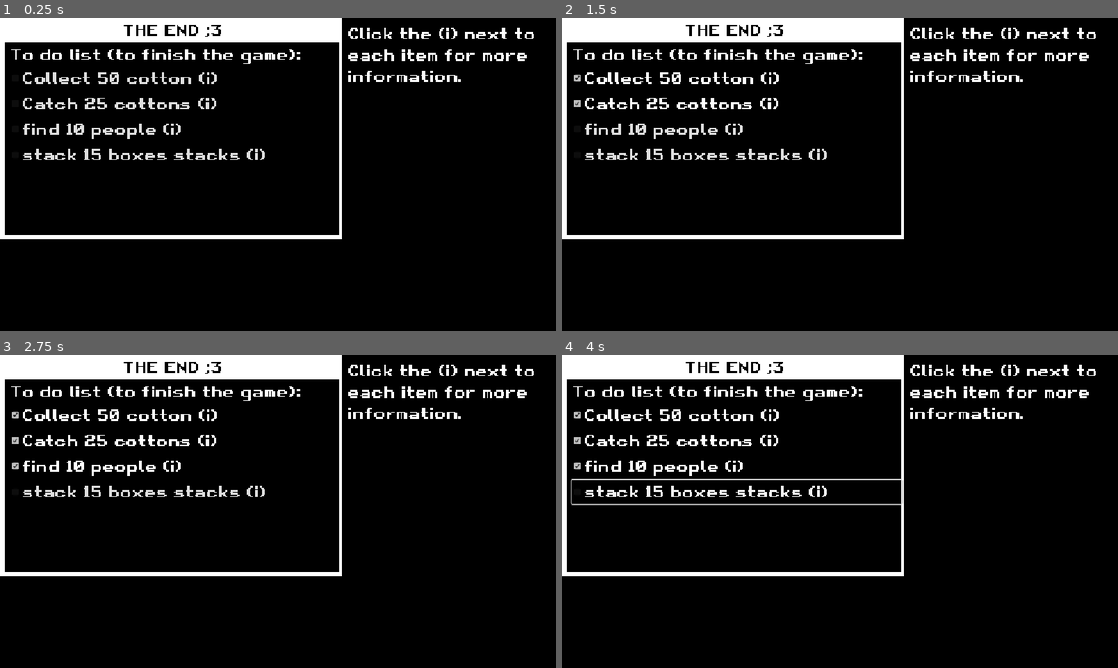
Above: before the commit, frames 1-4 (two rows, left to right).
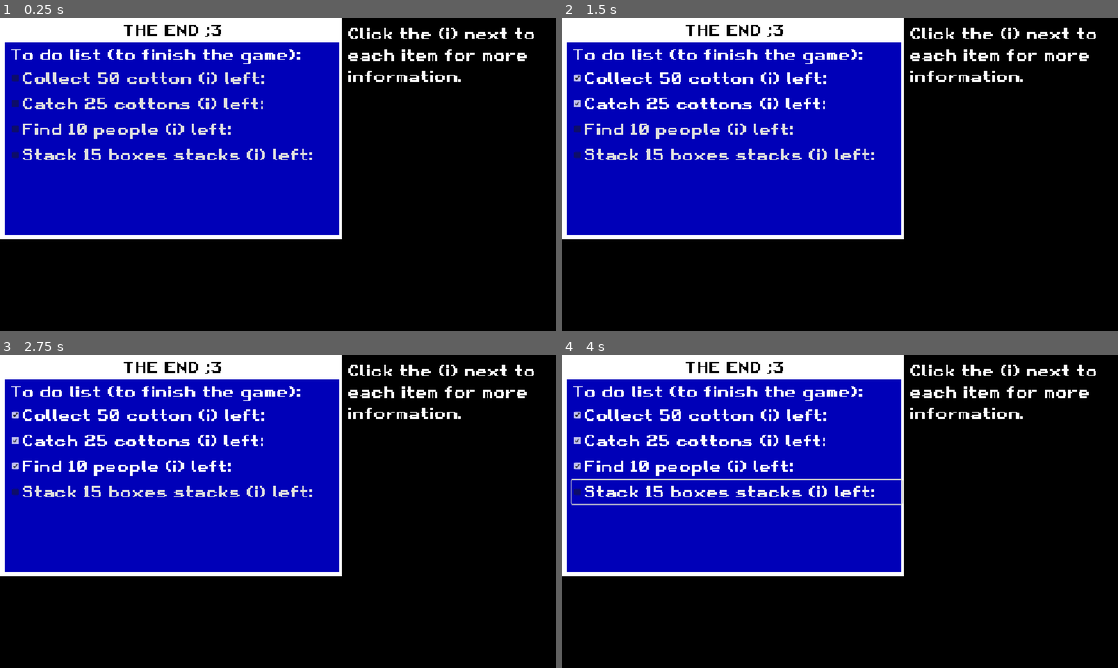
Above: after the commit, the same moments.

Repository: simonM-b/world-history-midterm
Game: Godot game, scene res://scene + script/end_ui.tscn
Same seed, same stepped clock (60 frames per second), same inputs: the game is played once before the commit and once after it. This scene is started directly instead of the project's main scene.
Inputs (mouse positions are in pixels of both pictures, inside the frame that each line leads up to):
- Up to frame 1 (0.25 s): no input
- Up to frame 2 (1.5 s): click "Collect 50 cotton (i)" (after the commit: "Collect 50 cotton (i) left:") at 0.5 s; click "Catch 25 cottons (i)" (after the commit: "Catch 25 cottons (i) left:") at 1.25 s
- Up to frame 3 (2.75 s): click "find 10 people (i)" (after the commit: "Find 10 people (i) left:") at 2 s
- Up to frame 4 (4 s): click "stack 15 boxes stacks (i)" (after the commit: "Stack 15 boxes stacks (i) lef…") at 2.75 s; tap I at 3.5 s; move the mouse to (962, 495) at 3.52 s; hold Right (right) from 3.53 s (still down); hold Shift (2x speed) from 3.53 s (still down); click (962, 495) at 3.67 s; tap Space (jump) at 3.77 s

The runs differ from the first frame. In frame 1, 35% of the frame differs, in the area x 0-61%, y 7-70%; in frame 2, 35%; in frame 3, 35%; in frame 4, 35%.

Commit message:
started the end

Diff:
--- /dev/null
+++ b/scene + script/end_ui.gd
@@ -0,0 +1,20 @@
+extends Control
+@onready var cotton = $"ColorRect/MarginContainer/VBoxContainer/the stuff/MarginContainer/VBoxContainer/cotton"
+@onready var mach = $"ColorRect/MarginContainer/VBoxContainer/the stuff/MarginContainer/VBoxContainer/cotton2"
+@onready var ppl = $"ColorRect/MarginContainer/VBoxContainer/the stuff/MarginContainer/VBoxContainer/ppl"
+@onready var boxes = $"ColorRect/MarginContainer/VBoxContainer/the stuff/MarginContainer/VBoxContainer/boxes"
+
+# Called when the node enters the scene tree for the first time.
+func _ready() -> void:
+	pass # Replace with function body.
+
+
+# Called every frame. 'delta' is the elapsed time since the previous frame.
+func _process(delta: float) -> void:
+	pass
+
+func writeTextForCheck():
+	cotton.text = ""
+	mach.text = ""
+	ppl.text = ""
+	boxes.text = ""
--- a/scene + script/end_ui.tscn
+++ b/scene + script/end_ui.tscn
@@ -1,4 +1,6 @@
 [gd_scene format=3 uid="uid://k63yvfer1t4i"]
+
+[ext_resource type="Script" uid="uid://br060eqiq7x26" path="res://scene + script/end_ui.gd" id="1_cv75r"]
 
 [node name="End ui" type="Control" unique_id=197338487]
 layout_mode = 3
@@ -7,6 +9,7 @@
 anchor_bottom = 1.0
 grow_horizontal = 2
 grow_vertical = 2
+script = ExtResource("1_cv75r")
 
 [node name="ColorRect" type="ColorRect" parent="." unique_id=1962039845]
 layout_mode = 0
@@ -39,7 +42,7 @@
 layout_mode = 2
 size_flags_vertical = 3
 mouse_filter = 2
-color = Color(0, 0, 0, 1)
+color = Color(0, 0, 0.72156864, 1)
 
 [node name="MarginContainer" type="MarginContainer" parent="ColorRect/MarginContainer/VBoxContainer/the stuff" unique_id=397646796]
 layout_mode = 0
@@ -59,22 +62,22 @@
 [node name="cotton" type="CheckBox" parent="ColorRect/MarginContainer/VBoxContainer/the stuff/MarginContainer/VBoxContainer" unique_id=1880826974]
 layout_mode = 2
 theme_override_font_sizes/font_size = 32
-text = "Collect 50 cotton (i)"
+text = "Collect 50 cotton (i) left:"
 
 [node name="cotton2" type="CheckBox" parent="ColorRect/MarginContainer/VBoxContainer/the stuff/MarginContainer/VBoxContainer" unique_id=1236029599]
 layout_mode = 2
 theme_override_font_sizes/font_size = 32
-text = "Catch 25 cottons (i)"
+text = "Catch 25 cottons (i) left:"
 
 [node name="ppl" type="CheckBox" parent="ColorRect/MarginContainer/VBoxContainer/the stuff/MarginContainer/VBoxContainer" unique_id=947641260]
 layout_mode = 2
 theme_override_font_sizes/font_size = 32
-text = "find 10 people (i)"
+text = "Find 10 people (i) left:"
 
 [node name="boxes" type="CheckBox" parent="ColorRect/MarginContainer/VBoxContainer/the stuff/MarginContainer/VBoxContainer" unique_id=1047584788]
 layout_mode = 2
 theme_override_font_sizes/font_size = 32
-text = "stack 15 boxes stacks (i)"
+text = "Stack 15 boxes stacks (i) left: "
 
 [node name="Label2" type="Label" parent="ColorRect/MarginContainer/VBoxContainer/the stuff" unique_id=542784910]
 layout_mode = 0
Not shown, added: scene + script/end_ui.gd.uid
